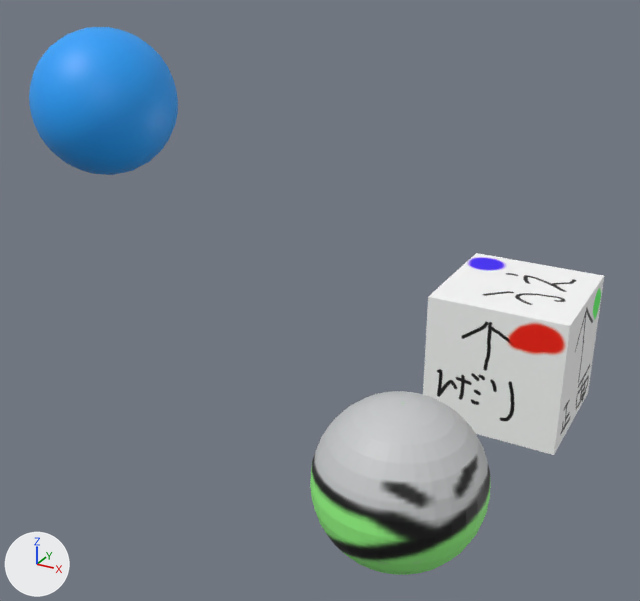
Renders of the Blender file Resources/LevelData/LevelData1/LevelEditor.blend from each side of a commit.
Before and after are seen from a 50 mm camera at (3.21, -11.81, 5.98) aimed at (-2.13, -2.1, 1.13). Arrows for +X, +Y and +Z are at lower left; the lights stay in place.

Script lines for the objects in view, before the commit:
```python
me_cube_006 = bpy.data.meshes.new('Cube.006')
me_cube_006.from_pydata(...)  # a box spanning x -1.0..1.0, y -1.0..1.0, z -1.0..1.0
me_cube_006.materials.append(mat_material_010)  # picture img_test_png
me_sphere_002 = bpy.data.meshes.new('Sphere.002')
me_sphere_002.from_pydata(...)  # a UV sphere (32 segments, 16 rings, poles along y) spanning x -1.02..0.98, y -0.97..1.03, z -1.0..1.0
me_sphere_002.materials.append(mat_マテリアル_007)  # picture img_sphere_png_001
me_td2_enemy_001 = bpy.data.meshes.new('TD2_Enemy.001')
me_td2_enemy_001.from_pydata(...)  # a UV sphere (32 segments, 16 rings, poles along z) spanning x -1.0..1.0, y -1.06..0.94, z -0.84..1.16
me_td2_enemy_001.materials.append(mat_マテリアル_040)  # picture img_enemy_png_001
ob_cube = bpy.data.objects.new('Cube', me_cube_006)
ob_cube.location = (0.0, 0.0, 0.0)
ob_sphere = bpy.data.objects.new('Sphere', me_sphere_002)
ob_sphere.location = (-5.35, -2.43, 3.56)
ob_td2_enemy = bpy.data.objects.new('TD2_Enemy', me_td2_enemy_001)
ob_td2_enemy.location = (0.0, -4.08, 0.0)
```
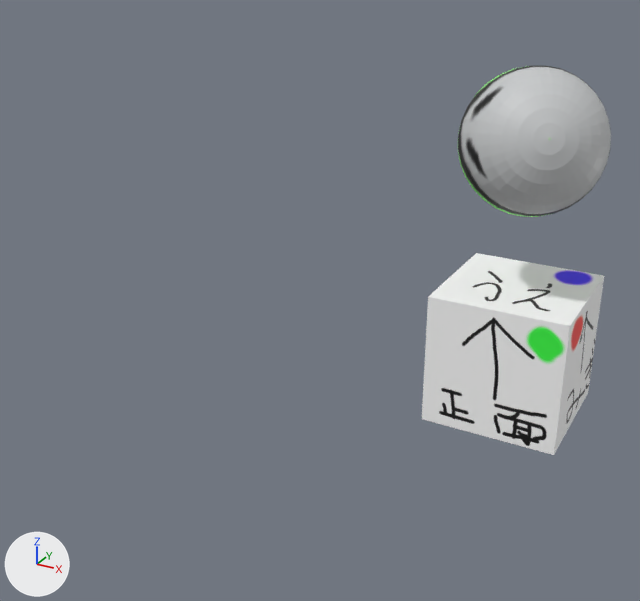
Where the newer file only moved an object's origin or applied its transform, the numbers keep the older frame.

Changed parts and their boxes (x1, y1, x2, y2) in the pictures (640 x 601 px):
'TD2_Enemy', reshaped (15% narrower, 18% shorter): before (310, 391, 491, 575); after (458, 66, 611, 217)
'Cube', mesh turned: before (423, 253, 604, 455); after (422, 253, 604, 455)
'Sphere', deleted (blue): before (29, 27, 178, 175)

Diff of the bpy script that builds the scene:
```diff
--- a/Resources/LevelData/LevelData1/LevelEditor.blend.py
+++ b/Resources/LevelData/LevelData1/LevelEditor.blend.py
@@ me_cube_006 @@
 me_cube_006.from_pydata(...)  # 8 vertices, 12 faces; spans x -1.0..1.0, y -1.0..1.0, z -1.0..1.0
 # used by ob_cube; location = (0.0, 0.0, 0.0)
+# me_cube_006 part 1: the whole mesh is turned -90 degrees about the z axis through its middle
 me_cube_006.materials.append(mat_material_010)
@@ me_td2_enemy_001 @@
 me_td2_enemy_001.from_pydata(...)  # 482 vertices, 960 faces; spans x -1.0..1.0, y -1.06..0.94, z -0.84..1.16
 # used by ob_td2_enemy; location = (0.0, -4.08, 0.0)
+# me_td2_enemy_001 part 2: the whole mesh is multiplied about its middle by the matrix ((-0.727, 0.53, 0.437), (-0.515, 0.0, -0.857), (-0.454, -0.848, 0.273)), then moved by (0.04, 4.0, 2.99)
 me_td2_enemy_001.materials.append(mat_マテリアル_040)
@@ ob_sphere @@
-ob_sphere = bpy.data.objects.new('Sphere', me_sphere_002)
-ob_sphere.location = (-5.35, -2.43, 3.56)
```
